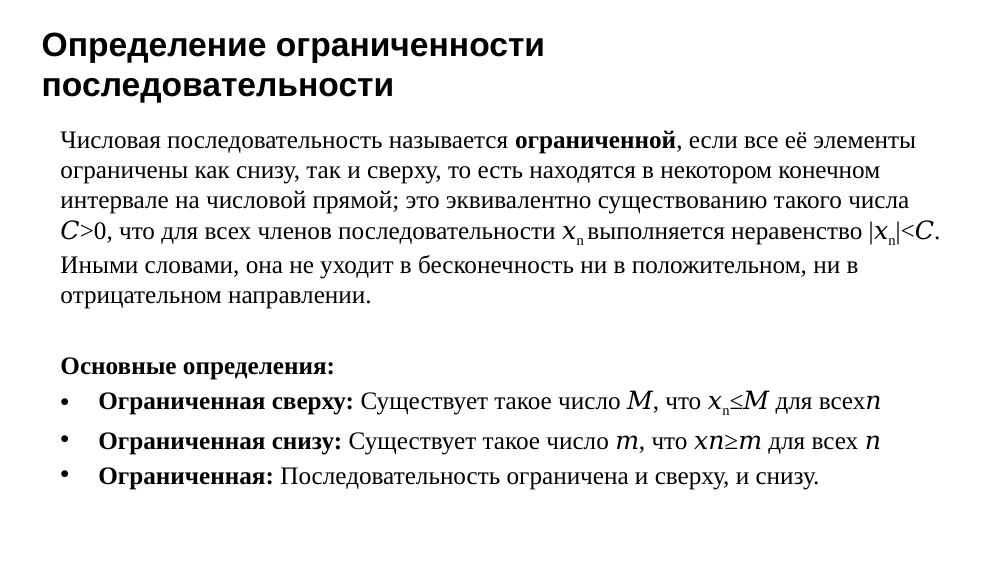
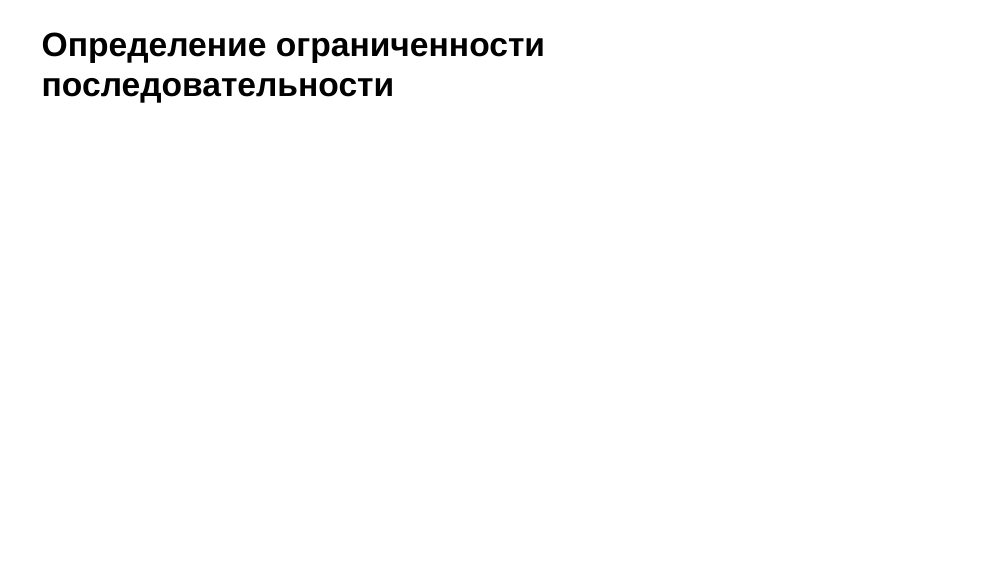
Before and after one commit to Miwm64/itmo_cse, a slide deck: slide 11 of math_analysis/матан_проект_в4.pptx (slide 9 before the commit). Drawn at 1008x567 pixels with LibreOffice and Linux fonts; fonts in the diff are those of the drawing; grey boxes stand for pictures; background and template pictures are left out. Boxes give left, top, right and bottom in pixels: in the first picture for what was removed or moved away, otherwise in the second. Text is boxed around its words. In the diff, an @@ line names an element or a change of style, - is before the commit and + after.

```diff
--- a/math_analysis/матан_проект_в4.pptx
+++ b/math_analysis/матан_проект_в4.pptx
@@ text removed at <box>60,130,934,490</box> @@
-Числовая последовательность называется ограниченной, если все её элементы ограничены как снизу, так и сверху, то есть находятся в некотором конечном интервале на числовой прямой; это эквивалентно существованию такого числа 𝐶>0, что для всех членов последовательности 𝑥n выполняется неравенство |𝑥n|<𝐶. Иными словами, она не уходит в бесконечность ни в положительном, ни в отрицательном направлении.
-Основные определения:
-• Ограниченная сверху: Существует такое число 𝑀, что 𝑥n≤𝑀 для всех𝑛
-• Ограниченная снизу: Существует такое число 𝑚, что 𝑥𝑛≥𝑚 для всех 𝑛
-• Ограниченная: Последовательность ограничена и сверху, и снизу.
```
Also in this commit, not shown: 6 other slides changed, 12 slides added, 7 slides removed.
